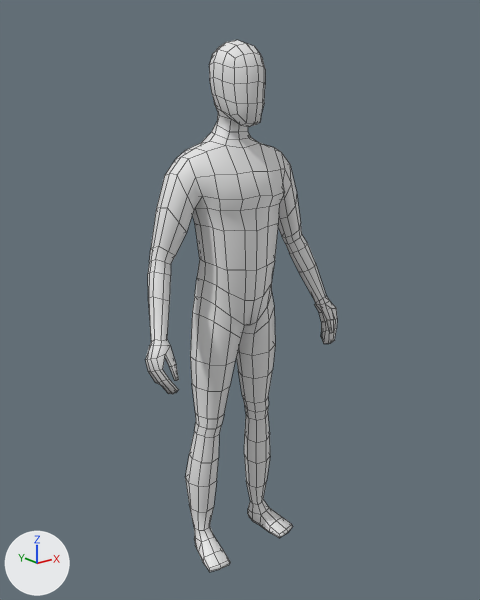
Before and after pictures for a commit that changed the FBX model Tricky RPG/Assets/Characters/Player.fbx.
Camera for both pictures: a 50 mm camera at (-1.345, -1.701, 1.629) aimed at (0.021, 0.007, 0.946). The lights are fixed; the arrows at lower left show +X, +Y and +Z. Mesh edges are drawn as thin lines.
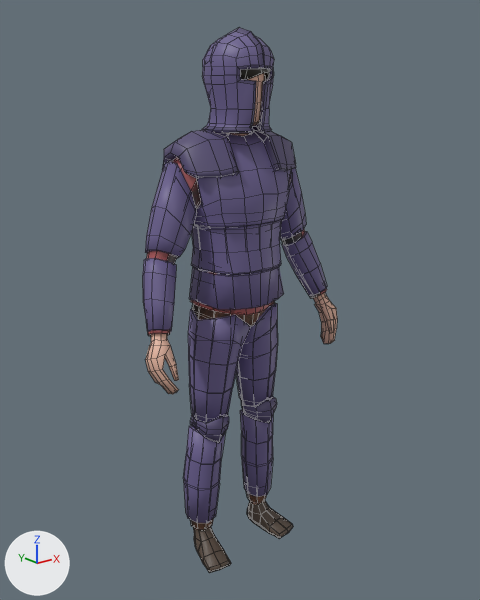
What differs and where, as boxes (x1, y1, x2, y2) in the pictures (480 x 600 px):
'Cube', recoloured (white to brown): (145, 40, 337, 572) in both
'Platebody', added (blue): after (143, 129, 327, 336)
    faces in mat_metal (blue #6b6090): (143, 132, 327, 332)
    faces in mat_metal_dark (dark blue #564d74): (162, 129, 296, 208)
    faces in mat_underclothes (black #414141): (153, 178, 320, 298)
'Platelegs', added: after (183, 303, 278, 529)
    faces in mat_metal (blue #6b6090): (183, 303, 278, 523)
    faces in mat_metal_dark (dark blue #564d74): (190, 397, 277, 443)
    faces in mat_underclothes (black #414141): (191, 303, 265, 529)
'Helmet', added (blue): after (202, 27, 274, 133)
    faces in mat_metal (blue #6b6090): (202, 31, 274, 128)
    faces in mat_metal_dark (dark blue #564d74): (202, 27, 273, 133)
'Shoes', added: after (193, 500, 293, 573)
'Shirt', added (brown): after (147, 157, 327, 335)
'Pants', added: after (190, 301, 275, 529)
'Hair', added: after (214, 45, 269, 80)

The change, as a list of edits to the scene's bpy script:
```text
Change me_cube_001:
    where me_cube_001.from_pydata(...)  # 696 vertices, 694 faces; spans x -0.39..0.39, y -0.14..0.13, z 0.0..1.78
    remove me_cube_001.materials.append(mat_material)  # white #e7e7e7
    add me_cube_001.materials.append(mat_skin)  # beige #e7b8a3
Add ob_platebody:
    ob_platebody = bpy.data.objects.new('Platebody', me_cube_005)  # 674 vertices, 610 faces; spans x -0.377..0.377, y -0.145..0.148, z -0.32..0.295; in mat_metal (blue #6b6090), mat_metal_dark (dark purple #564d73), mat_underclothes (black #414141), mat_black (black #1b1b1b)
    ob_platebody.location = (0.0, 0.01, 1.223)
Add ob_shoes:
    ob_shoes = bpy.data.objects.new('Shoes', me_cube_003)  # 98 vertices, 88 faces; spans x -0.204..0.204, y -0.116..0.079, z 0.002..0.091; in mat_shoe (brown #53453a)
    ob_shoes.location = (0.0, 0.0, -0.003)
Add ob_pants:
    ob_pants = bpy.data.objects.new('Pants', me_cube_001_1)  # 227 vertices, 212 faces; spans x -0.192..0.192, y -0.101..0.115, z 0.101..1.002; in mat_pants (brown #8f6249)
    ob_pants.location = (0.0, 0.0, -0.003)
Add ob_platelegs:
    ob_platelegs = bpy.data.objects.new('Platelegs', me_cube_006)  # 472 vertices, 386 faces; spans x -0.195..0.195, y -0.119..0.097, z -0.506..0.396; in mat_metal (blue #6b6090), mat_metal_dark (dark purple #564d73), mat_underclothes (black #414141), mat_black (black #1b1b1b)
    ob_platelegs.location = (0.0, 0.018, 0.604)
Add ob_shirt:
    ob_shirt = bpy.data.objects.new('Shirt', me_cube_002)  # 250 vertices, 232 faces; spans x -0.376..0.376, y -0.121..0.129, z 0.906..1.511; in mat_shirt (brown #aa5456)
    ob_shirt.location = (0.0, 0.0, -0.003)
Add ob_helmet:
    ob_helmet = bpy.data.objects.new('Helmet', me_cube_008)  # 392 vertices, 390 faces; spans x -0.106..0.106, y -0.127..0.12, z -0.156..0.149; in mat_metal (blue #6b6090), mat_metal_dark (dark purple #564d73)
    ob_helmet.location = (0.0, -0.006, 1.665)
Add ob_hair:
    ob_hair = bpy.data.objects.new('Hair', me_cube_004)  # 132 vertices, 130 faces; spans x -0.101..0.097, y -0.115..0.108, z 1.601..1.798; in mat_hair (black #2b261e)
    ob_hair.location = (0.0, 0.0, -0.003)
```
